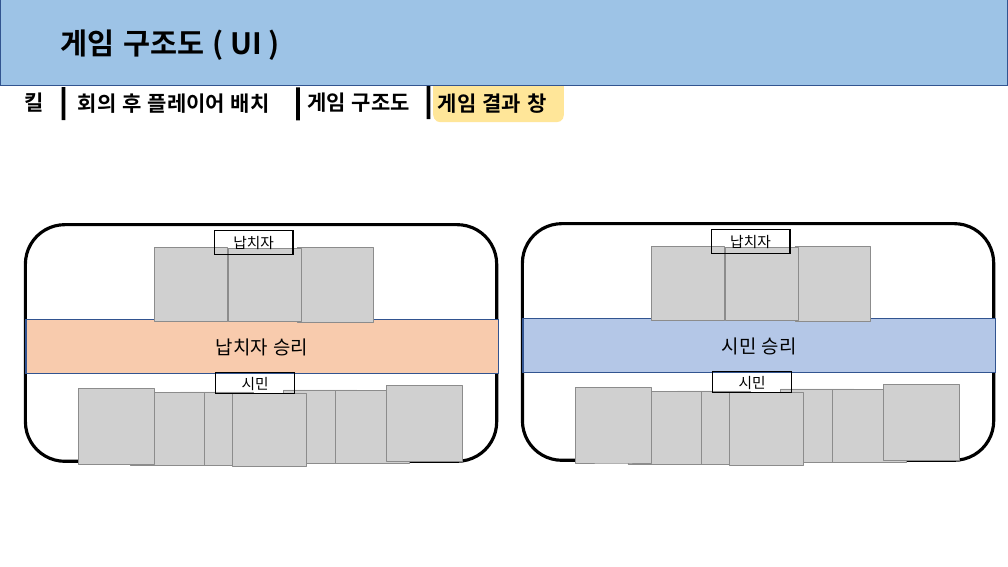
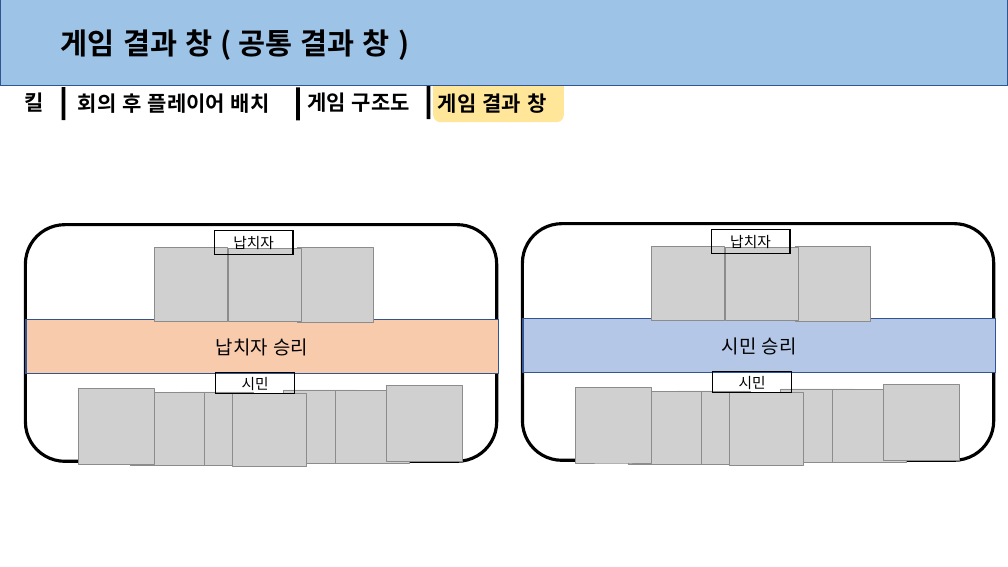
Before and after one commit to anglik0370/EscapeIsland, a slide deck: slide 6 of Document/시스템/시스템.pptx. Drawn at 1008x567 pixels with LibreOffice and Linux fonts; fonts in the diff are those of the drawing; grey boxes stand for pictures. Boxes give left, top, right and bottom in pixels: in the first picture for what was removed or moved away, otherwise in the second. Text is boxed around its words. In the diff, an @@ line names an element or a change of style, - is before the commit and + after.

Commit message:
시스템  기획서 - ( 결과창 모두 완성)

```diff
--- a/Document/시스템/시스템.pptx
+++ b/Document/시스템/시스템.pptx
@@ text at box(61, 29, 390, 57): text changed @@
-게임 구조도 ( UI )
+게임 결과 창 ( 공통 결과 창 )
```
Also in this commit, not shown: 4 slides added.
